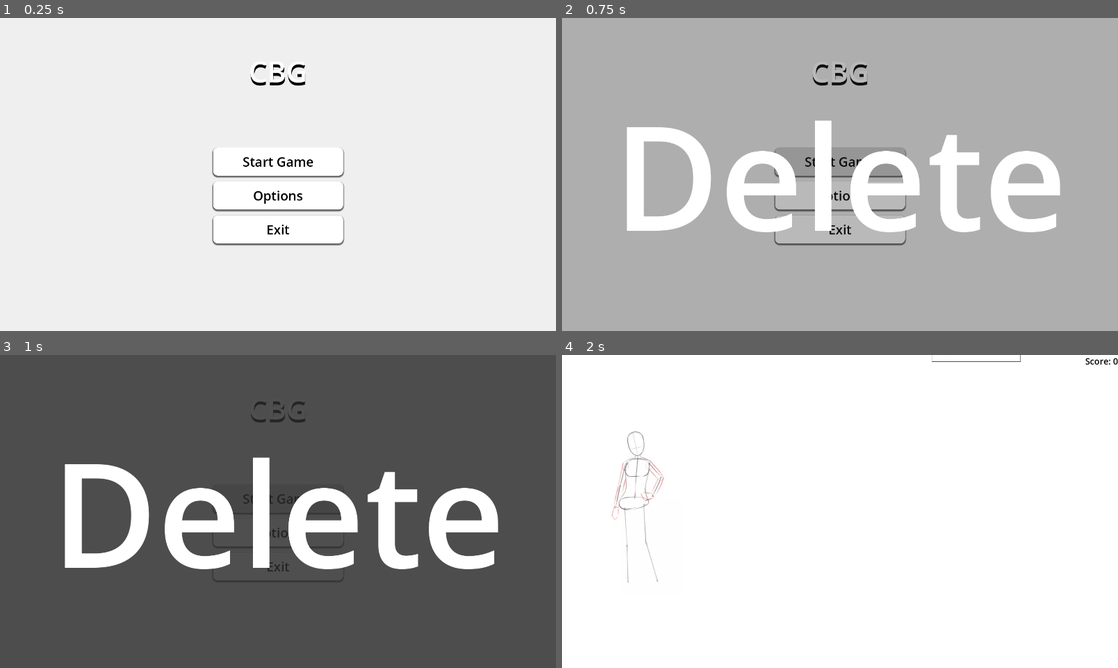
Above: before the commit, frames 1-4 (two rows, left to right).
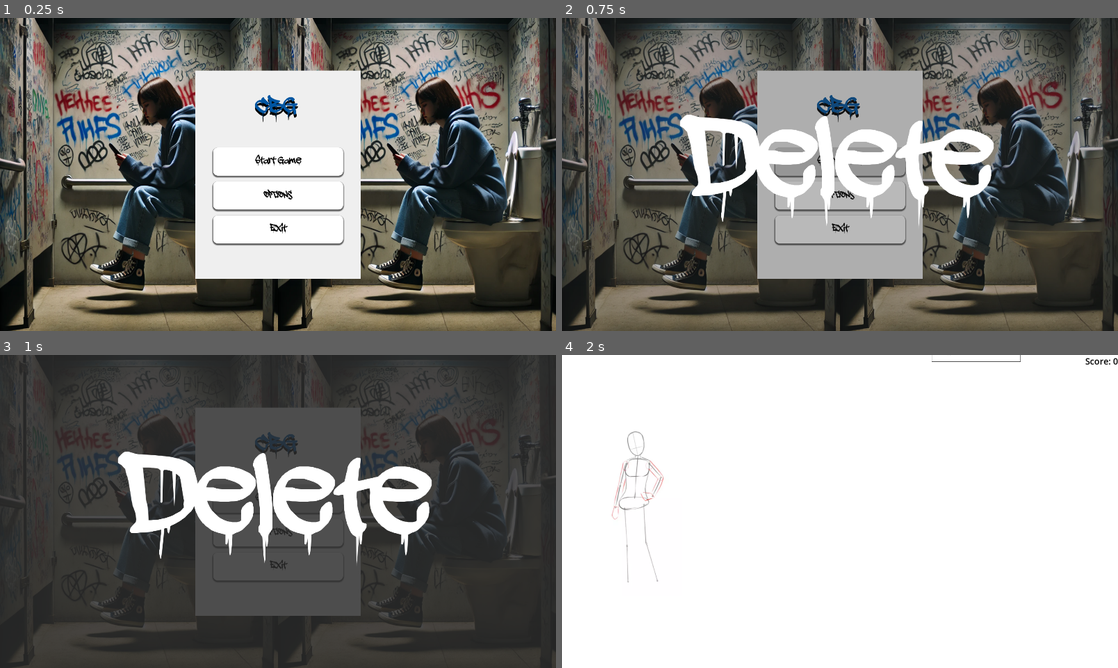
Above: after the commit, the same moments.

Repository: Gultendier/CBG
Game: Godot game, scene res://main_menu.tscn
Two runs of this game, one before a commit and one after it. Both use one fixed random seed, a clock stepped at 60 frames per second and the inputs below.
Inputs (mouse positions are in pixels of both pictures, inside the frame that each line leads up to):
- Up to frame 1 (0.25 s): no input
- Up to frame 2 (0.75 s): click "Start Game" at 0.5 s
- Up to frame 3 (1 s): no input
- Up to frame 4 (2 s): move the mouse to (962, 495) at 1.27 s; click (962, 495) at 1.42 s

The runs differ from the first frame. In frame 1, 81% of the frame differs, in the area x 0-100%, y 0-100%; in frame 2, 84%; in frame 3, 62%; in frame 4, nothing differs.

Commit message:
changed the fonts, added a placeholder background image

Diff:
--- a/main_menu.tscn
+++ b/main_menu.tscn
@@ -1,10 +1,15 @@
-[gd_scene load_steps=8 format=3 uid="uid://cihjadg1o7jkq"]
+[gd_scene load_steps=11 format=3 uid="uid://cihjadg1o7jkq"]
 
 [ext_resource type="Texture2D" uid="uid://diro827vt3hr4" path="res://image/Soft White Sprite.png" id="1_7q0wy"]
 [ext_resource type="Script" path="res://main_menu.gd" id="1_aaeb7"]
+[ext_resource type="Texture2D" uid="uid://c03q2ut4ih0k" path="res://image/girl/GirlToilet.webp" id="2_thsnq"]
+[ext_resource type="FontFile" uid="uid://cadd0qa3tdl1q" path="res://image/fonts/adrip1.ttf" id="3_aup2l"]
+[ext_resource type="FontFile" uid="uid://61iedld37lrc" path="res://image/fonts/aAnotherTag.ttf" id="4_luut0"]
 
 [sub_resource type="StyleBoxTexture" id="StyleBoxTexture_oax5m"]
-texture = ExtResource("1_7q0wy")
+texture = ExtResource("2_thsnq")
+axis_stretch_horizontal = 2
+axis_stretch_vertical = 2
 
 [sub_resource type="StyleBoxEmpty" id="StyleBoxEmpty_nmghp"]
 
@@ -53,6 +58,21 @@
 grow_vertical = 2
 theme_override_styles/panel = SubResource("StyleBoxTexture_oax5m")
 
+[node name="TextureRect" type="TextureRect" parent="."]
+layout_mode = 1
+anchors_preset = 8
+anchor_left = 0.5
+anchor_top = 0.5
+anchor_right = 0.5
+anchor_bottom = 0.5
+offset_left = -285.0
+offset_top = -359.5
+offset_right = 285.0
+offset_bottom = 359.5
+grow_horizontal = 2
+grow_vertical = 2
+texture = ExtResource("1_7q0wy")
+
 [node name="VBoxContainer" type="VBoxContainer" parent="."]
 layout_mode = 1
 anchors_preset = 8
@@ -77,6 +97,7 @@
 theme_override_colors/font_pressed_color = Color(0, 0, 0, 1)
 theme_override_colors/font_focus_color = Color(0, 0, 0, 1)
 theme_override_colors/font_color = Color(0, 0, 0, 1)
+theme_override_fonts/font = ExtResource("3_aup2l")
 theme_override_font_sizes/font_size = 45
 theme_override_styles/focus = SubResource("StyleBoxEmpty_nmghp")
 theme_override_styles/hover = SubResource("StyleBoxFlat_un7us")
@@ -93,6 +114,7 @@
 theme_override_colors/font_pressed_color = Color(0, 0, 0, 1)
 theme_override_colors/font_focus_color = Color(0, 0, 0, 1)
 theme_override_colors/font_color = Color(0, 0, 0, 1)
+theme_override_fonts/font = ExtResource("4_luut0")
 theme_override_font_sizes/font_size = 45
 theme_override_styles/focus = SubResource("StyleBoxEmpty_nmghp")
 theme_override_styles/hover = SubResource("StyleBoxFlat_un7us")
@@ -109,6 +131,7 @@
 theme_override_colors/font_pressed_color = Color(0, 0, 0, 1)
 theme_override_colors/font_focus_color = Color(0, 0, 0, 1)
 theme_override_colors/font_color = Color(0, 0, 0, 1)
+theme_override_fonts/font = ExtResource("3_aup2l")
 theme_override_font_sizes/font_size = 45
 theme_override_styles/focus = SubResource("StyleBoxEmpty_nmghp")
 theme_override_styles/hover = SubResource("StyleBoxFlat_un7us")
@@ -123,16 +146,17 @@
 anchor_top = 0.5
 anchor_right = 0.5
 anchor_bottom = 0.5
-offset_left = -242.5
-offset_top = -453.0
-offset_right = 242.5
-offset_bottom = -259.0
+offset_left = -250.0
+offset_top = -327.0
+offset_right = 235.0
+offset_bottom = -133.0
 grow_horizontal = 2
 grow_vertical = 2
-theme_override_colors/font_color = Color(1, 1, 1, 1)
+theme_override_colors/font_color = Color(0, 0.337255, 0.635294, 1)
 theme_override_colors/font_shadow_color = Color(0, 0, 0, 1)
 theme_override_colors/font_outline_color = Color(0, 0, 0, 1)
 theme_override_constants/shadow_offset_y = 10
+theme_override_fonts/font = ExtResource("3_aup2l")
 theme_override_font_sizes/font_size = 100
 text = "CBG"
 horizontal_alignment = 1
--- a/transition_screen.tscn
+++ b/transition_screen.tscn
@@ -1,6 +1,7 @@
-[gd_scene load_steps=7 format=3 uid="uid://dqwd2c5ua63qy"]
+[gd_scene load_steps=8 format=3 uid="uid://dqwd2c5ua63qy"]
 
 [ext_resource type="Script" path="res://transition_screen.gd" id="1_4t2q2"]
+[ext_resource type="FontFile" uid="uid://cadd0qa3tdl1q" path="res://image/fonts/adrip1.ttf" id="2_c36xd"]
 
 [sub_resource type="Animation" id="Animation_uvgl0"]
 length = 0.001
@@ -119,12 +120,13 @@
 anchor_top = 0.5
 anchor_right = 0.5
 anchor_bottom = 0.5
-offset_left = -663.5
-offset_top = -247.0
-offset_right = 663.5
-offset_bottom = 247.0
+offset_left = -527.0
+offset_top = -308.0
+offset_right = 527.0
+offset_bottom = 308.0
 grow_horizontal = 2
 grow_vertical = 2
 theme_override_colors/font_color = Color(1, 1, 1, 1)
+theme_override_fonts/font = ExtResource("2_c36xd")
 theme_override_font_sizes/font_size = 500
 text = "Delete"
Binary file added: image/fonts/aAnotherTag.ttf
Not shown, added: image/fonts/aAnotherTag.ttf.import
Binary file added: image/fonts/adrip1.ttf
Not shown, added: image/fonts/adrip1.ttf.import
Binary file added: image/girl/GirlToilet.webp
Not shown, added: image/girl/GirlToilet.webp.import
